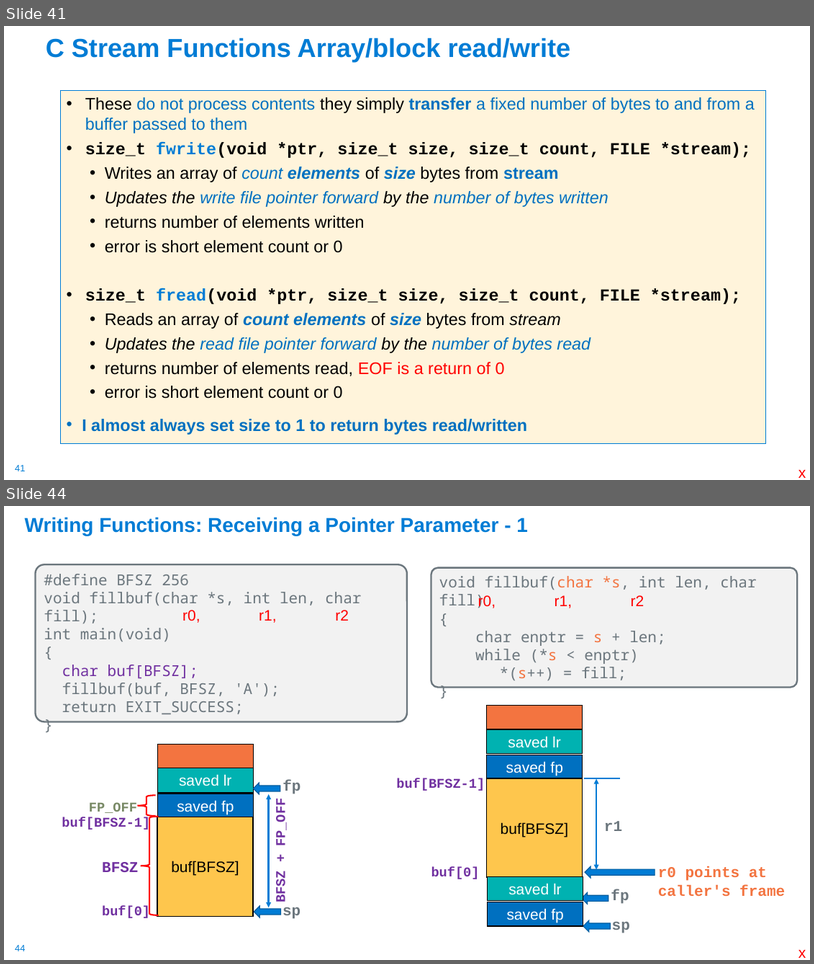
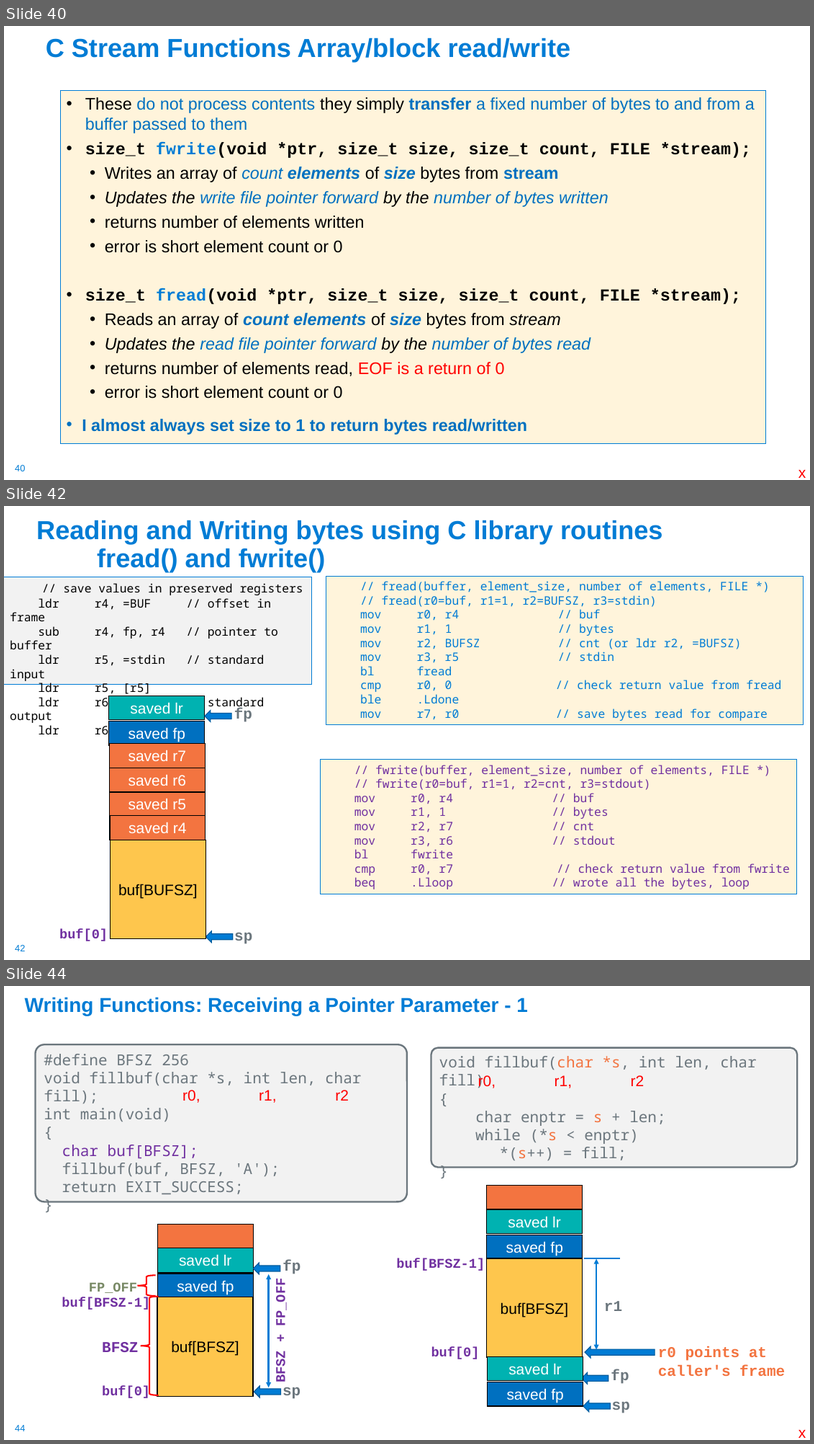
Before and after one commit to cse30-fa22/Muller_CSE30_Lecture_Slides, a slide deck: 09_Assm_Part4.pptx. Shown one above the other, each under a label of ours: slides 41 and 44 before the commit, slides 40, 42 and 44 after it; the slides between them are not shown. The pictures are 814x964 and 814x1444 pixels, drawn with LibreOffice and Linux fonts; fonts in the diff are those of the drawing. Boxes give left, top, right and bottom in pixels: in the first picture for what was removed or moved away, otherwise in the second. Text is boxed around its words. In the diff, an @@ line names an element or a change of style, - is before the commit and + after.

```diff
--- a/09_Assm_Part4.pptx
+++ b/09_Assm_Part4.pptx
@@ slide 42 added at <box>4,506,810,960</box>, background #FFFFFF; not listed: 1 template element that a slide beside it also shows @@
@@ title added at <box>36,520,664,572</box>, 31 pt, text #007CD5, bold @@
+Reading and Writing bytes using C library routines
+fread() and fwrite()
@@ rectangle added at <box>4,577,312,685</box>, fill #F2F2F2, outline #007CD5 0.75 pt, 14 pt, text #000000 @@
+// save values in preserved registers
+ldr r4, =BUF // offset in frame
+sub r4, fp, r4 // pointer to buffer
+ldr r5, =stdin // standard input
+ldr r5, [r5]
+ldr r6, =stdout // standard output
+ldr r6, [r6]
@@ rectangle added at <box>327,576,804,725</box>, fill #FFF4DB, outline #007CD5 0.75 pt, 14 pt, text #007CD5 @@
+// fread(buffer, element_size, number of elements, FILE *)
+// fread(r0=buf, r1=1, r2=BUFSZ, r3=stdin)
+mov r0, r4 // buf
+mov r1, 1 // bytes
+mov r2, BUFSZ // cnt (or ldr r2, =BUFSZ)
+mov r3, r5 // stdin
+bl fread
+cmp r0, 0 // check return value from fread
+ble .Ldone
+mov r7, r0 // save bytes read for compare
@@ rectangle added at <box>108,695,204,720</box>, fill #00B2B1, outline #000000 1 pt, 18 pt, text #FFFFFF @@
+saved lr
@@ rectangle added at <box>109,721,205,745</box>, fill #0070C0, outline #000000 1 pt, 18 pt, text #FFFFFF @@
+saved fp
@@ left arrow added at <box>205,710,232,721</box>, fill #007CD5, outline #005C9E 1 pt @@
@@ text added at <box>234,708,252,722</box>, 18 pt, text #6B767D, bold @@
+fp
@@ rectangle added at <box>109,743,205,767</box>, fill #F37440, outline #000000 1 pt, 18 pt, text #FFFFFF @@
+saved r7
@@ rectangle added at <box>320,759,797,893</box>, fill #FFF4DB, outline #007CD5 0.75 pt, 14 pt, text #7030A0 @@
+// fwrite(buffer, element_size, number of elements, FILE *)
+// fwrite(r0=buf, r1=1, r2=cnt, r3=stdout)
+mov r0, r4 // buf
+mov r1, 1 // bytes
+mov r2, r7 // cnt
+mov r3, r6 // stdout
+bl fwrite
+cmp r0, r7 // check return value from fwrite
+beq .Lloop // wrote all the bytes, loop
@@ rectangle added at <box>109,768,205,792</box>, fill #F37440, outline #000000 1 pt, 18 pt, text #FFFFFF @@
+saved r6
@@ rectangle added at <box>109,792,205,816</box>, fill #F37440, outline #000000 1 pt, 18 pt, text #FFFFFF @@
+saved r5
@@ rectangle added at <box>110,816,206,840</box>, fill #F37440, outline #000000 1 pt, 18 pt, text #FFFFFF @@
+saved r4
@@ rectangle added at <box>110,839,206,938</box>, fill #FEC64D, outline #000000 1 pt, 18 pt, text #000000 @@
+buf[BUFSZ]
@@ text added at <box>59,929,108,941</box>, 16 pt, text #7030A0, bold @@
+buf[0]
@@ left arrow added at <box>206,931,233,942</box>, fill #007CD5, outline #005C9E 1 pt @@
@@ text added at <box>234,932,252,944</box>, 18 pt, text #6B767D, bold @@
+sp
@@ what was slide 41 is now slide 40 @@
@@ page number at <box>15,464,25,471</box>: text changed @@
-41
+40
```
Also in this commit, not shown: 11 slides changed, 1 slide removed, 1 other file.
